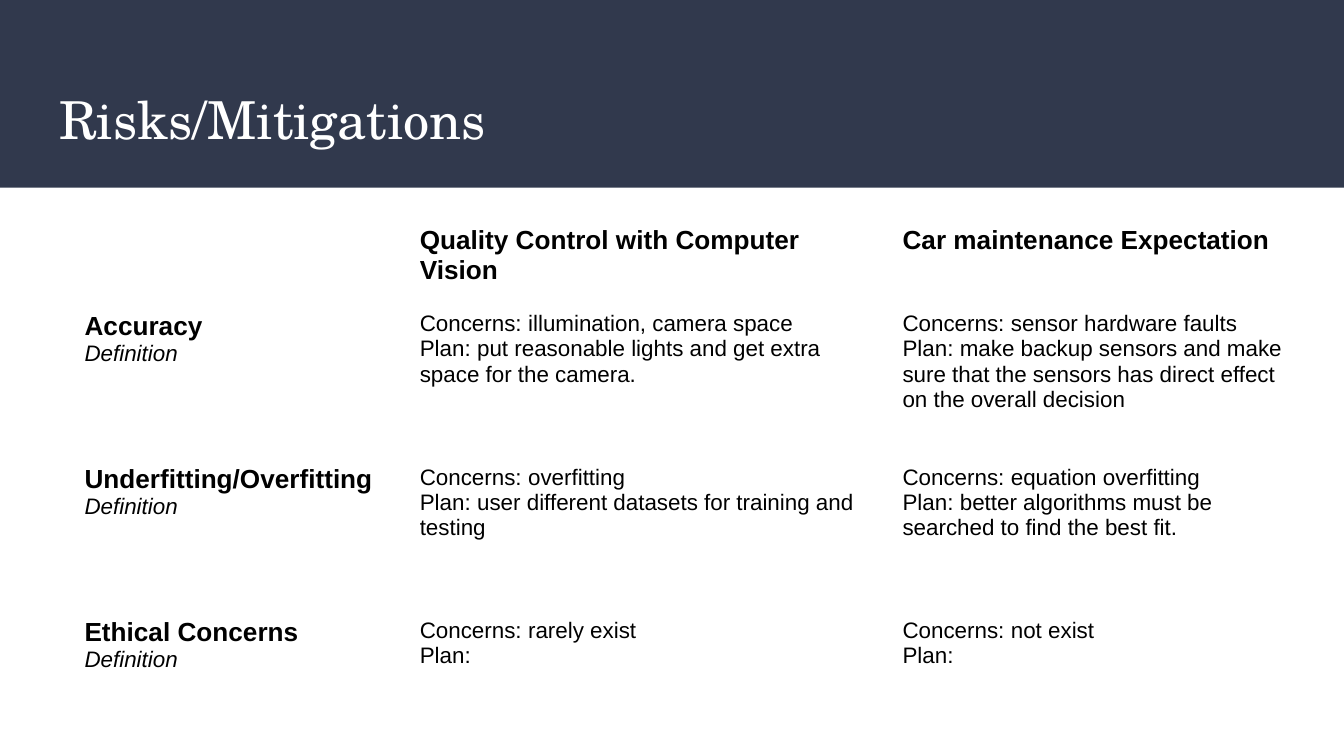
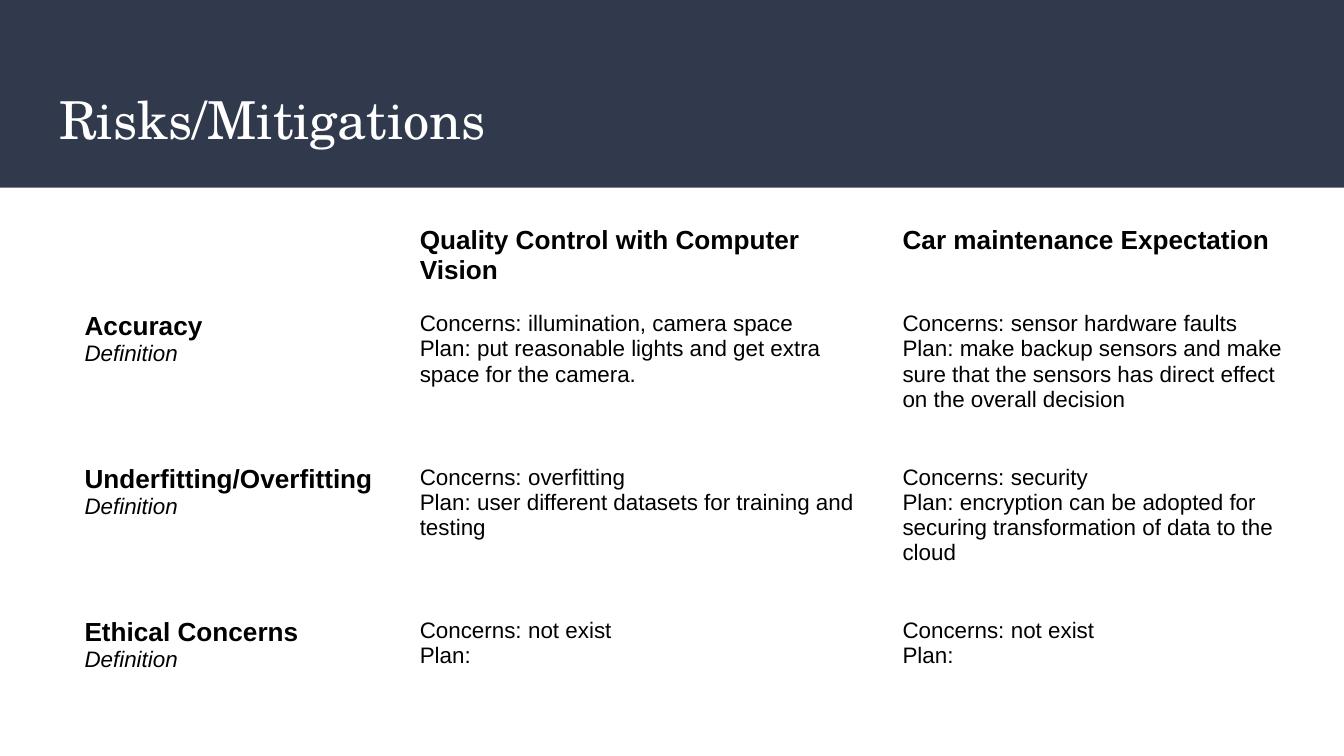
Before and after one commit to mohandesosama/Delivering-an-ML-AI-Strategy, a slide deck: slide 8 of 03_Final Presentation Template.pptx. Drawn at 1344x756 pixels with LibreOffice and Linux fonts; fonts in the diff are those of the drawing. Boxes give left, top, right and bottom in pixels: in the first picture for what was removed or moved away, otherwise in the second. Text is boxed around its words. In the diff, an @@ line names an element or a change of style, - is before the commit and + after.

```diff
--- a/03_Final Presentation Template.pptx
+++ b/03_Final Presentation Template.pptx
@@ table at box(71, 212, 1297, 756) @@
-row 3, column 3: Concerns: equation overfitting / Plan: better algorithms must be searched to find the best fit.
+row 3, column 3: Concerns: security / Plan: encryption can be adopted for securing transformation of data to the cloud
-row 4, column 2: Concerns: rarely exist / Plan:
+row 4, column 2: Concerns: not exist / Plan:
```
Also in this commit, not shown: 4 other slides changed, 1 slide added, 1 other file.
